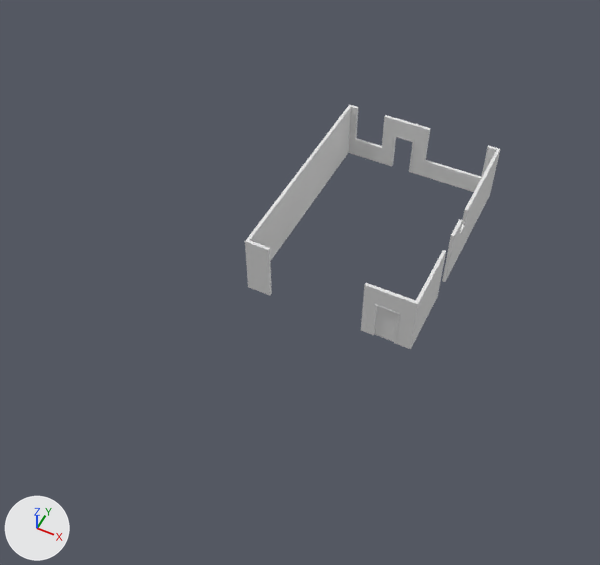
Renders of the Blender file 7 Casa/Casa.blend from each side of a commit.
The view is the same before and after, from a 50 mm lens placed at (10.9, -25.6, 28.7), pointed at (-0.7, -2.5, -0.2). The axes (+X, +Y, +Z) are drawn at lower left. The lights are the same throughout. The older version comes first.

Before the edit, the objects in view are built like this:
```python
ob_cerramiento_este = bpy.data.objects.new('Cerramiento este', me_cube_001)
ob_cerramiento_este.location = (-7.42, 0.0, 1.7)
ob_cerramiento_este.scale = (0.075, 12.5, 1.5)
ob_cerramiento_norte = bpy.data.objects.new('Cerramiento norte', me_cube_002)
ob_cerramiento_norte.location = (0.0, 12.43, 1.7)
ob_cerramiento_norte.scale = (7.35, 0.075, 1.5)
ob_cerramiento_oeste = bpy.data.objects.new('Cerramiento oeste.', me_cube_003)
ob_cerramiento_oeste.location = (7.42, 0.0, 1.7)
ob_cerramiento_oeste.scale = (0.075, 12.5, 1.5)
ob_cerramiento_sur = bpy.data.objects.new('Cerramiento sur', me_cube_005)
ob_cerramiento_sur.location = (0.0, -12.43, 1.7)
ob_cerramiento_sur.scale = (7.35, 0.075, 1.5)
ob_cube = bpy.data.objects.new('Cube', me_cube_019)
ob_cube.location = (4.17, -3.92, 0.99)
ob_cube.scale = (0.48, 0.025, 0.985)
ob_pared_baño_pb_norte = bpy.data.objects.new('Pared_baño_pb_norte', me_cube_013)
ob_pared_baño_pb_norte.location = (4.03, 3.29, 1.5)
ob_pared_baño_pb_norte.scale = (1.25, 0.075, 1.5)
ob_pared_baño_pb_oeste_1 = bpy.data.objects.new('Pared_baño_pb_oeste_1', me_cube_014)
ob_pared_baño_pb_oeste_1.location = (2.85, 2.02, 1.5)
ob_pared_baño_pb_oeste_1.scale = (0.075, 1.19, 1.5)
ob_pared_pb_oeste = bpy.data.objects.new('Pared_pb_oeste', me_cube_008)
ob_pared_pb_oeste.location = (-2.5, 1.5, 1.5)
ob_pared_pb_oeste.scale = (0.075, 5.5, 1.5)
ob_piso_pb = bpy.data.objects.new('Piso_pb', me_cube)
ob_piso_pb.location = (0.0, 0.0, 0.1)
ob_piso_pb.scale = (7.5, 12.5, 0.1)
# also in view: 'Pared_pb_sur' at (1.4, -3.9, 1.5); 'Pared_pb_este' at (5.3, 1.5, 1.5); 'Pared_pb_norte' at (1.4, 6.9, 1.5)
```
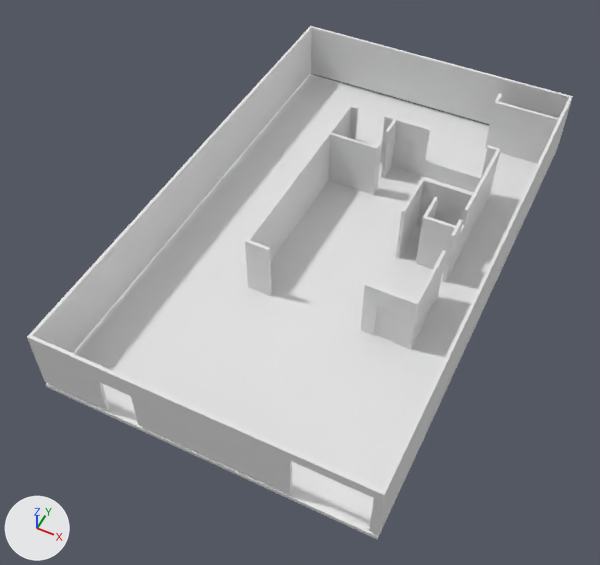
The change, as a list of edits to the scene's bpy script:
```text
Change me_cube_019:
    used by ob_cube; location = (4.17, -3.92, 0.99); scale = (0.48, 0.025, 0.985)
    remove me_cube_019.from_pydata(...)  # 8 vertices, 6 faces; spans x -1.0..1.0, y -1.0..1.0, z -1.0..1.0
    add me_cube_019.from_pydata(...)  # 240 vertices, 204 faces; spans x 0.0..2.0, y -0.4..2.4, z -2.0..0.0
    me_cube_019 part 1: the whole mesh is rebuilt
Add me_cube_023:
    me_cube_023.from_pydata(...)  # 240 vertices, 204 faces; spans x 0.0..2.0, y -0.4..2.4, z -2.0..0.0
Change ob_piso_pb:
    remove ob_piso_pb.hide_set(True)
Change ob_cube:
    ob_cube.location: (4.17, -3.92, 0.99) -> (4.66, -3.94, 0.01)
Change ob_cerramiento_este:
    remove ob_cerramiento_este.hide_set(True)  # its collection is switched off
Change ob_cerramiento_norte:
    remove ob_cerramiento_norte.hide_set(True)  # its collection is switched off
Change ob_cerramiento_oeste:
    remove ob_cerramiento_oeste.hide_set(True)  # its collection is switched off
Change ob_cerramiento_sur:
    remove ob_cerramiento_sur.hide_set(True)  # its collection is switched off
Change ob_pared_baño_pb_norte:
    remove ob_pared_baño_pb_norte.hide_set(True)  # its collection is switched off
Change ob_pared_baño_pb_oeste_1:
    remove ob_pared_baño_pb_oeste_1.hide_set(True)  # its collection is switched off
Change ob_pared_baño_pb_oeste_2:
    remove ob_pared_baño_pb_oeste_2.hide_set(True)  # its collection is switched off
Change ob_pared_baño_pb_sur:
    remove ob_pared_baño_pb_sur.hide_set(True)  # its collection is switched off
Change ob_pared_bodega_oeste:
    remove ob_pared_bodega_oeste.hide_set(True)  # its collection is switched off
Change ob_pared_bodega_sur:
    remove ob_pared_bodega_sur.hide_set(True)  # its collection is switched off
Change ob_pared_lavado_este_1:
    remove ob_pared_lavado_este_1.hide_set(True)  # its collection is switched off
Change ob_pared_lavado_este_2:
    remove ob_pared_lavado_este_2.hide_set(True)  # its collection is switched off
Change ob_pared_lavado_sur:
    remove ob_pared_lavado_sur.hide_set(True)  # its collection is switched off
Add ob_puerta_delantera_001:
    ob_puerta_delantera_001 = bpy.data.objects.new('Puerta_delantera.001', me_cube_023)
    ob_puerta_delantera_001.location = (0.1, 6.96, 0.01)
    ob_puerta_delantera_001.rotation_euler = (0.0, 3.142, 3.142)  # degrees (0, 180, 180)
    ob_puerta_delantera_001.scale = (0.48, 0.025, 0.985)
```

What differs and where, as boxes (x1, y1, x2, y2) in the pictures (600 x 565 px):
'Piso_pb', shown
    after: (46, 74, 558, 539)
'Cerramiento este', shown
    after: (27, 26, 313, 382)
'Cerramiento sur', shown
    after: (30, 336, 382, 533)
'Cerramiento norte', shown
    after: (311, 27, 570, 124)
'Cerramiento oeste.', shown
    after: (374, 96, 573, 534)
'Pared_bodega_sur', shown
    after: (485, 101, 559, 164)
'Pared_lavado_sur', shown
    after: (329, 133, 378, 195)
'Pared_baño_pb_norte', shown
    after: (417, 177, 473, 228)
'Pared_baño_pb_sur', shown
    after: (416, 215, 456, 273)
'Pared_baño_pb_oeste_1', shown
    after: (396, 179, 424, 258)
'Puerta_delantera.001', added
    after: (392, 137, 413, 171)
'Pared_lavado_este_1', shown
    after: (381, 120, 396, 178)
'Pared_lavado_este_2', shown
    after: (374, 141, 382, 192)
'Pared_baño_pb_oeste_2', shown
    after: (424, 197, 438, 218)
'Pared_bodega_oeste', shown
    after: (495, 93, 502, 102)
'Manija', now drawn
    after: (378, 314, 381, 331)
part 1 of me_cube_019, reshaped
    both: (374, 307, 398, 342)
